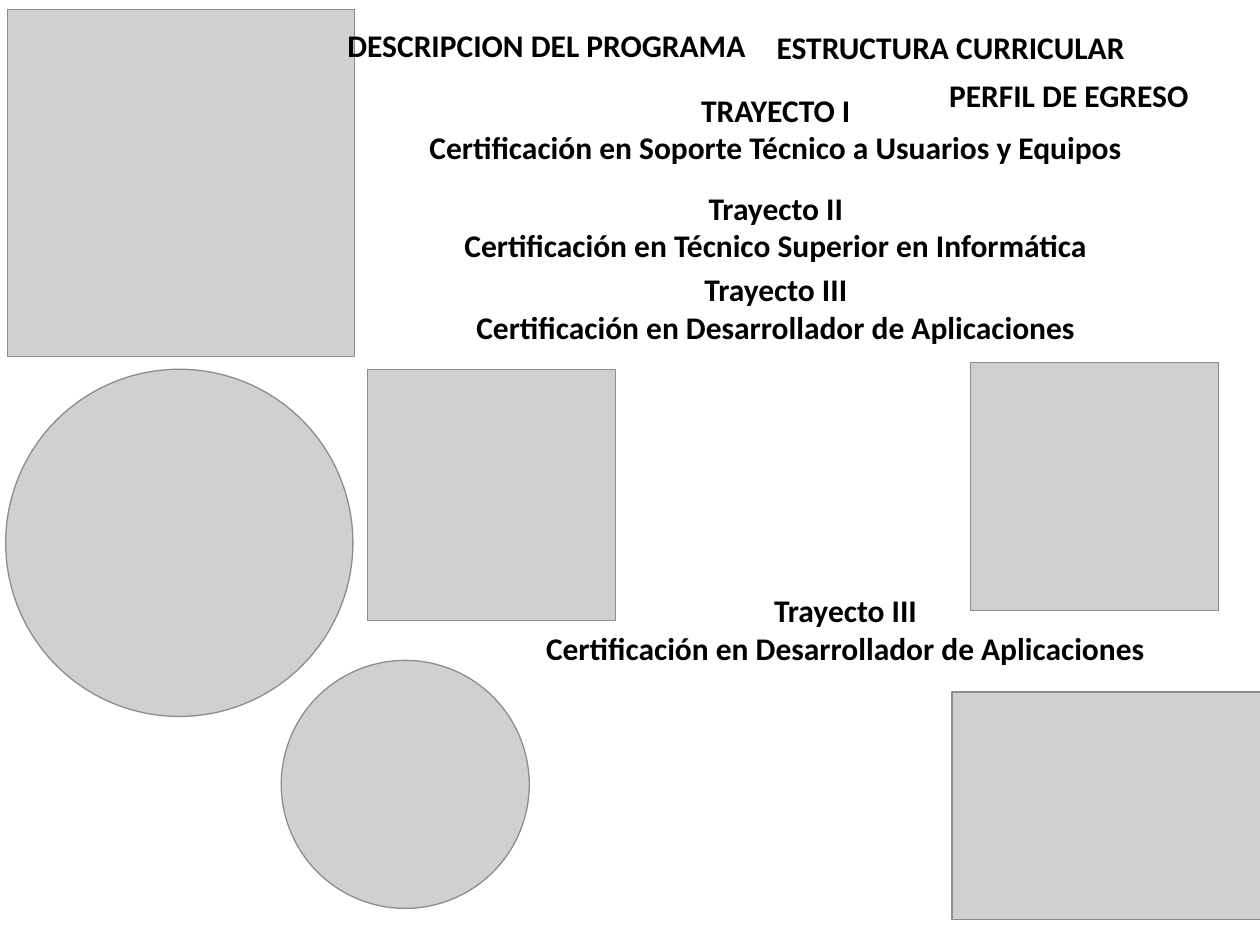
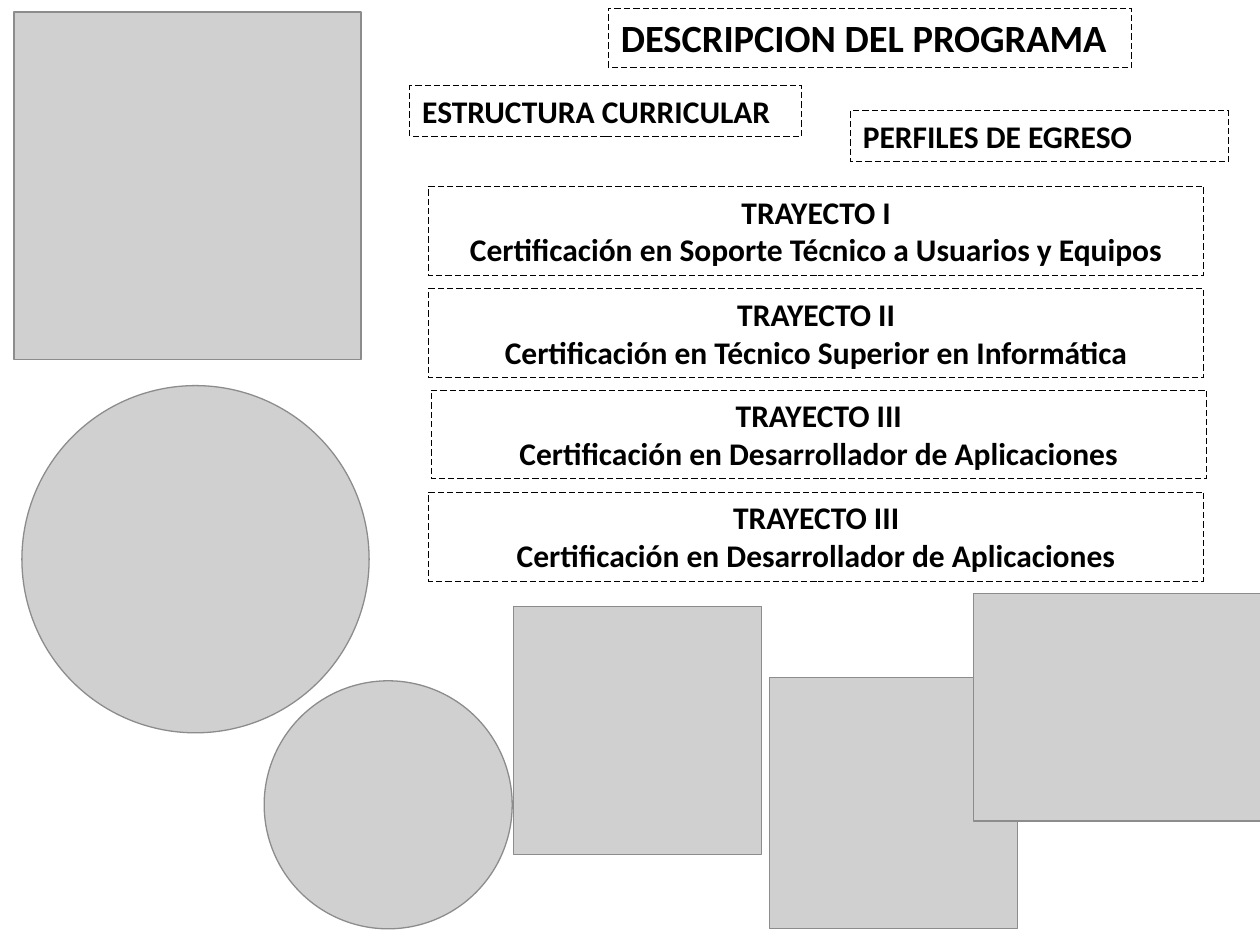
Before and after one commit to oloco2792/Universidad, a slide deck: slide 3 of SERVICIO COMUNITARIO/CARtelera.pptx. Drawn at 1260x945 pixels with LibreOffice and Linux fonts; fonts in the diff are those of the drawing; grey boxes stand for pictures. Boxes give left, top, right and bottom in pixels: in the first picture for what was removed or moved away, otherwise in the second. Text is boxed around its words. In the diff, an @@ line names an element or a change of style, - is before the commit and + after.

```diff
--- a/SERVICIO COMUNITARIO/CARtelera.pptx
+++ b/SERVICIO COMUNITARIO/CARtelera.pptx
@@ picture: place and size @@
-picture at [8, 10, 355, 358]
+picture at [14, 13, 362, 360]
@@ rectangle "DESCRIPCION DEL PROGRAMA": place and size @@
-rectangle "DESCRIPCION DEL PROGRAMA" at [347, 31, 745, 65]
+rectangle "DESCRIPCION DEL PROGRAMA" at [609, 8, 1131, 67]
@@ rectangle "DESCRIPCION DEL PROGRAMA" at [609, 8, 1131, 67]: size 18 to 22 pt; outline none to #000000 0.75 pt dashed @@
@@ rectangle "ESTRUCTURA CURRICULAR": place and size @@
-rectangle "ESTRUCTURA CURRICULAR" at [777, 38, 1124, 60]
+rectangle "ESTRUCTURA CURRICULAR" at [410, 86, 801, 136]
@@ outline none to #000000 0.75 pt dashed in 6 elements at [428, 493, 1205, 582], [428, 186, 1205, 276], [428, 289, 1205, 378], [431, 391, 1207, 480], [410, 86, 801, 136], [850, 111, 1228, 161] @@
@@ rectangle "PERFILES DE EGRESO": place and size @@
-rectangle "PERFILES DE EGRESO" at [949, 86, 1188, 108]
+rectangle "PERFILES DE EGRESO" at [850, 111, 1228, 161]
@@ text in rectangle at [863, 127, 1132, 149]: text changed @@
-PERFIL DE EGRESO
+PERFILES DE EGRESO
@@ rectangle "TRAYECTO I": place and size @@
-rectangle "TRAYECTO I" at [429, 101, 1121, 164]
+rectangle "TRAYECTO I" at [428, 186, 1205, 276]
@@ rectangle "TRAYECTO II": place and size @@
-rectangle "TRAYECTO II" at [464, 199, 1087, 262]
+rectangle "TRAYECTO II" at [428, 289, 1205, 378]
@@ text in rectangle at [737, 305, 895, 327]: text changed @@
-Trayecto II
+TRAYECTO II
@@ picture: place and size @@
-picture at [6, 369, 354, 717]
+picture at [21, 386, 369, 733]
@@ rectangle "TRAYECTO III": place and size @@
-rectangle "TRAYECTO III" at [476, 280, 1074, 344]
+rectangle "TRAYECTO III" at [431, 391, 1207, 480]
@@ text in rectangle at [736, 406, 902, 428]: text changed @@
-Trayecto III
+TRAYECTO III
@@ rectangle "TRAYECTO III": place and size @@
-rectangle "TRAYECTO III" at [546, 601, 1144, 665]
+rectangle "TRAYECTO III" at [428, 493, 1205, 582]
@@ text in rectangle at [733, 508, 899, 530]: text changed @@
-Trayecto III
+TRAYECTO III
@@ picture: place and size @@
-picture at [953, 692, 1260, 919]
+picture at [974, 593, 1260, 820]
@@ picture: place and size @@
-picture at [970, 363, 1218, 611]
+picture at [514, 606, 762, 854]
@@ picture: place and size @@
-picture at [281, 660, 529, 908]
+picture at [265, 680, 513, 929]
@@ picture: place and size @@
-picture at [368, 369, 616, 620]
+picture at [770, 678, 1018, 929]
```
Also in this commit, not shown: 1 slide removed, 2 other files.
